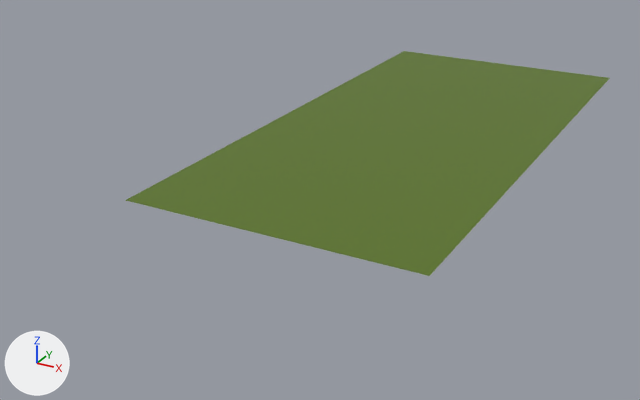
Renders of the glTF model assets/models/field.glb from each side of a commit.
One viewpoint serves both versions: a 50 mm camera at (244.0, -398.0, 218.0) aimed at (-36.0, 111.0, -37.0). The axes (+X, +Y, +Z) are drawn at lower left. The lights are the same throughout. Where no turn or scale is listed for an object, it has been applied to the vertices.

The first picture shows 'medium', 'source', 'target'.
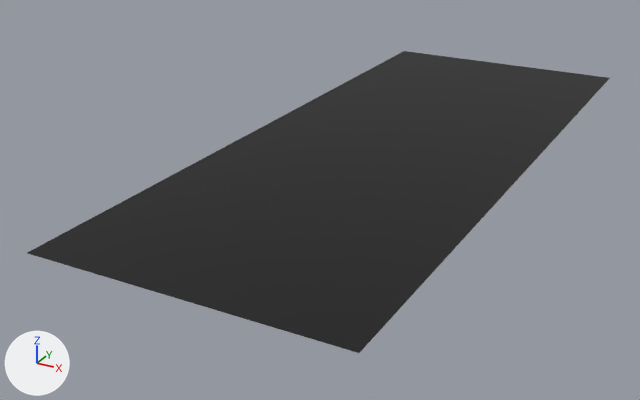
What differs and where, as boxes (x1, y1, x2, y2) in the pictures (640 x 400 px):
'source', recoloured, moved, rescaled (green to black, 30% wider, 79% taller)
    before: (126, 179, 457, 276)
    after: (27, 179, 457, 353)
'medium', recoloured (green to black)
    both: (166, 105, 548, 245)
'target', recoloured (green to black)
    both: (304, 51, 610, 146)

Patch to the scene script:
```diff
--- a/assets/models/field.glb.py
+++ b/assets/models/field.glb.py
@@ mat_base @@
 mat_base = principled_material('base')
-mat_base.base_color = (0.102, 0.174, 0.0118)  # dark green #5a741c
+mat_base.base_color = (0.0, 0.0, 0.0)  # black #000000
@@ ob_source @@
 ob_source = bpy.data.objects.new('source', me_plane_002)
-ob_source.location = (0.0, 0.0, 0.0)
+ob_source.location = (0.0, -40.3, 0.0)
+ob_source.scale = (1.0, 3.02, 1.0)
```
